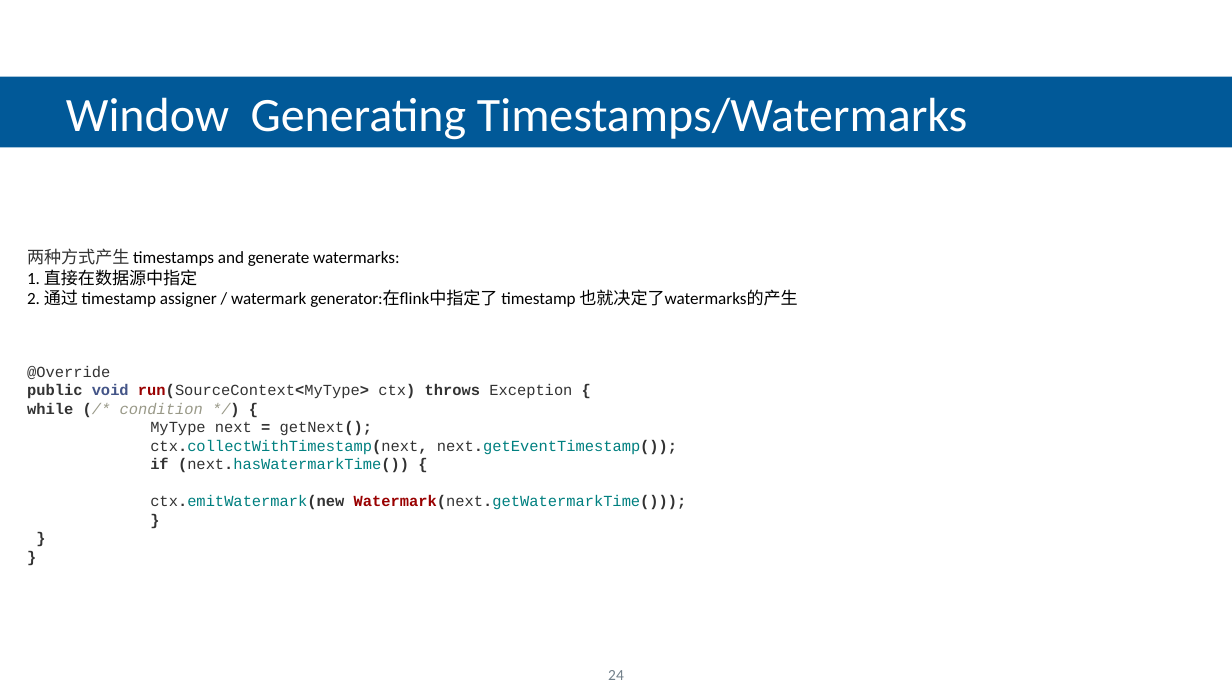
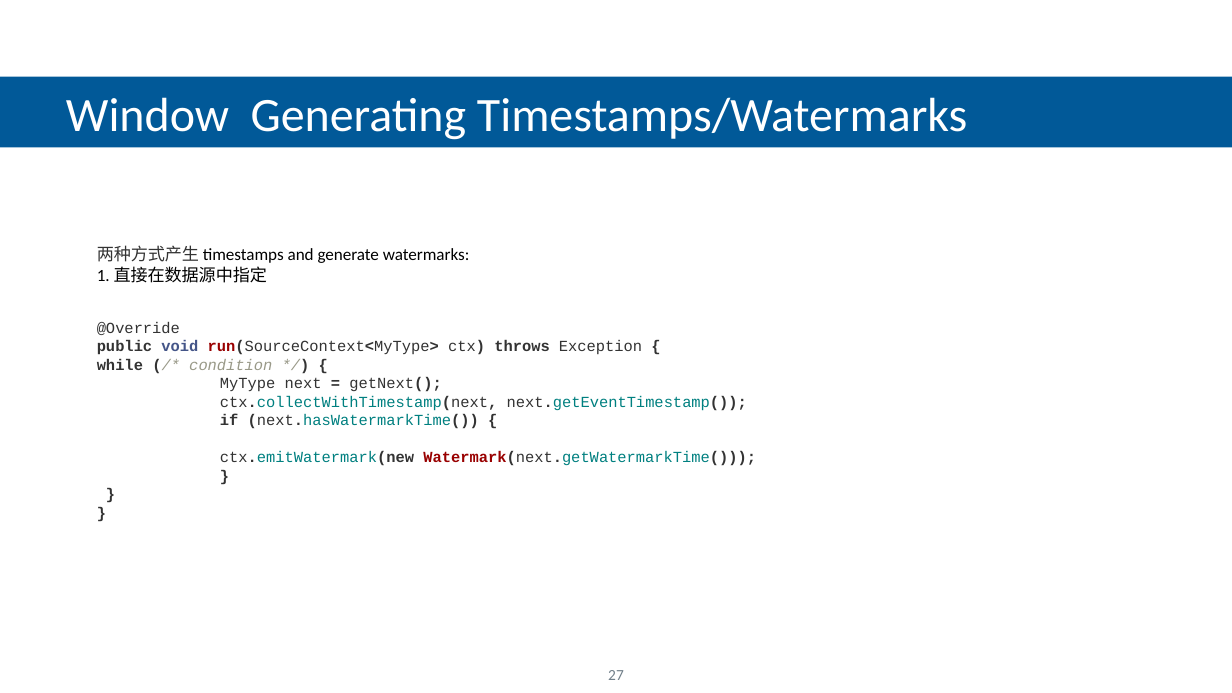
Before and after one commit to feiniaoyuyu/com-my-flink-java, a slide deck: slide 27 of flink introduction.pptx (slide 24 before the commit). Drawn at 1232x693 pixels with LibreOffice and Linux fonts; fonts in the diff are those of the drawing; background and template pictures are left out. Boxes give left, top, right and bottom in pixels: in the first picture for what was removed or moved away, otherwise in the second. Text is boxed around its words. In the diff, an @@ line names an element or a change of style, - is before the commit and + after.

```diff
--- a/flink introduction.pptx
+++ b/flink introduction.pptx
@@ text "两种方式产生 timestamps and generate watermarks:": place and size @@
-text "两种方式产生 timestamps and generate watermarks:" at <box>27,248,797,510</box>
+text "两种方式产生 timestamps and generate watermarks:" at <box>97,245,756,466</box>
@@ text at <box>27,289,797,307</box>: paragraph removed @@
-2. 通过 timestamp assigner / watermark generator:在flink中指定了 timestamp 也就决定了watermarks的产生
@@ page number at <box>608,670,624,680</box>: text changed @@
-24
+27
```
Also in this commit, not shown: 16 other slides changed, 10 slides added, 3 slides removed, 37 other files.
